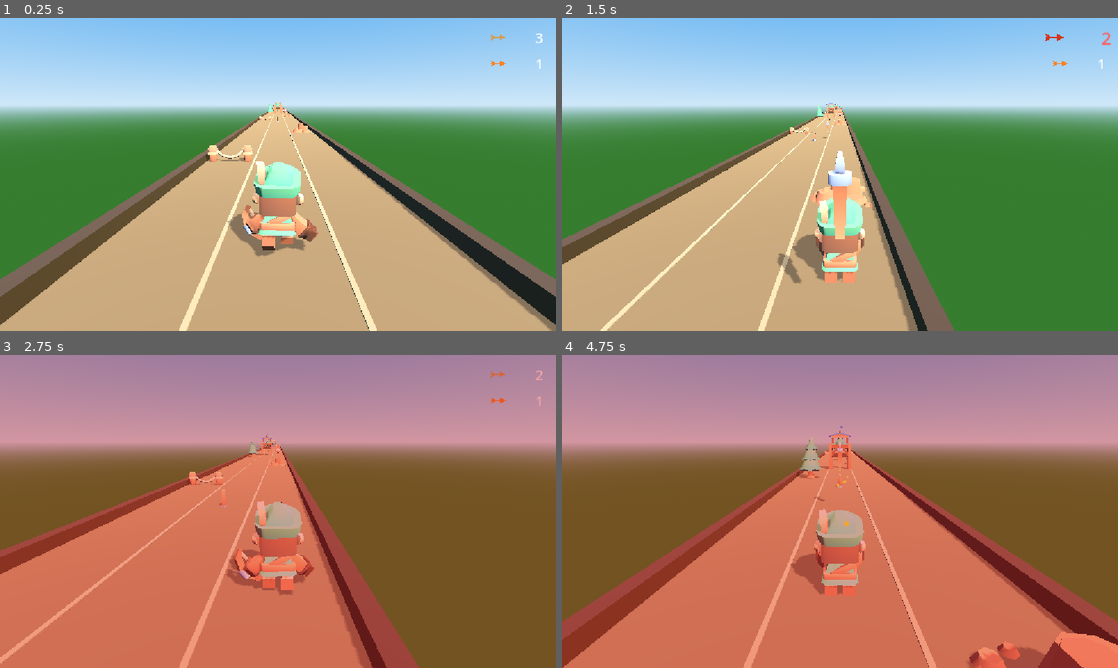
Above: before the commit, frames 1-4 (two rows, left to right).
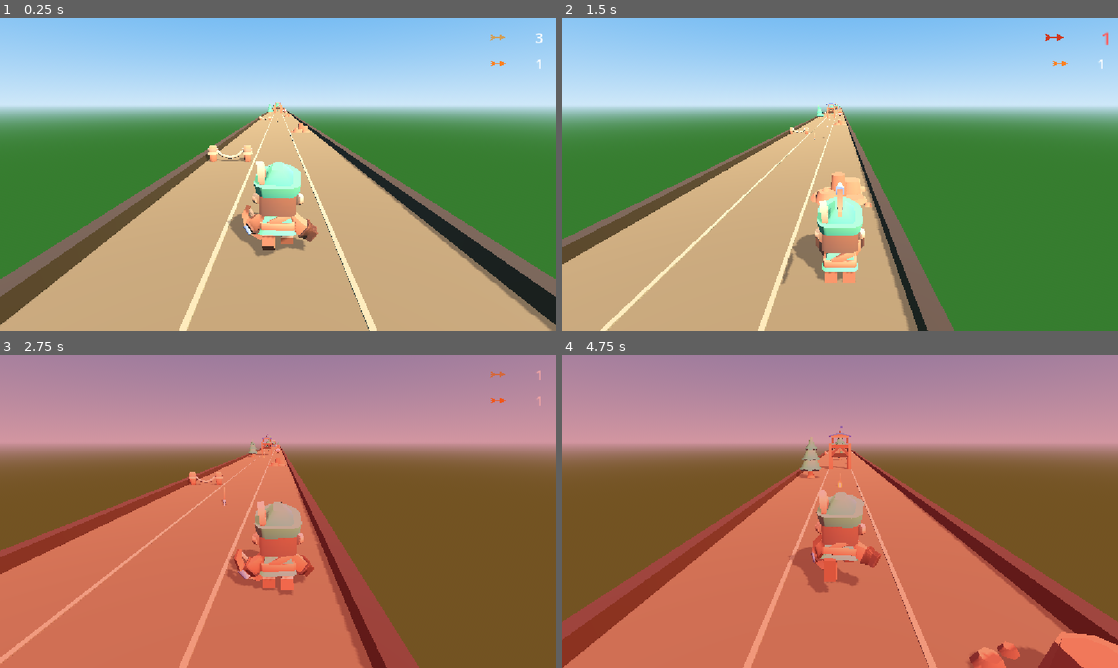
Above: after the commit, the same moments.

Repository: emrullah-enis-ctnky/RobinRunnerGame-Godot
Game: Godot game, scene res://scenes/world/world.tscn
Same seed, same stepped clock (60 frames per second), same inputs: the game is played once before the commit and once after it.
Inputs (mouse positions are in pixels of both pictures, inside the frame that each line leads up to):
- Up to frame 1 (0.25 s): no input
- Up to frame 2 (1.5 s): tap Enter (ui_accept) at 0.5 s; move the mouse to (962, 158) at 0.52 s; hold Right (move_right) 0.53-1.25 s; tap F (shoot) at 0.6 s; click (962, 158) at 0.67 s; tap Space (jump) at 0.77, 1.07 s; drag from (728, 190) to (812, 237) at 1.27 s
- Up to frame 3 (2.75 s): move the mouse to (333, 442) at 2.02 s; hold Right (move_right) from 2.03 s (still down); tap F (shoot) at 2.1 s
- Up to frame 4 (4.75 s): release Right (move_right) at 2.75 s; drag from (812, 574) to (673, 464) at 2.77 s; move the mouse to (1006, 558) at 3.52 s; hold Left (move_left) 3.53-4.25 s; tap F (shoot) at 3.6 s; tap Space (jump) at 3.77, 4.07 s; drag from (673, 464) to (756, 433) at 4.27 s

The runs differ from the first frame. In frame 1, less than 0.1% of the frame differs, in the area x 49-51%, y 31-34%; in frame 2, 0.9%; in frame 3, less than 0.1%; in frame 4, 2.7%, in the area x 40-58%, y 27-77%.

Commit message:
fix(combat): align arrows, plant pickups, and refine flame effects
- Orient arrows so the pointed +Z head leads the flight and flies level
- Thin the arrow cross-section for a slender silhouette
- Pivot planted pickups on the arrow tip and randomize tilt/yaw
- Seat the rock pickup on the rock surface and reduce pickup frequency
- Rebuild the flame as fast billboard particles anchored to the arrow tip
- Extend combat tests with orientation, pivot, and flame-anchor checks
- Update the memory bank with the visual pass details

Co-authored-by: CommandCodeBot <noreply@commandcode.ai>

Diff:
--- a/scenes/combat/arrow.tscn
+++ b/scenes/combat/arrow.tscn
@@ -1,9 +1,9 @@
 [gd_scene format=3 uid="uid://carrowcombat"]
 
-[ext_resource type="Script" path="res://scripts/combat/arrow.gd" id="1_arrow"]
-[ext_resource type="PackedScene" path="res://assets/models/weapon-arrow.glb" id="2_mesh"]
+[ext_resource type="Script" uid="uid://bqt8bwgivq8od" path="res://scripts/combat/arrow.gd" id="1_arrow"]
+[ext_resource type="PackedScene" uid="uid://b6q6cxvfoodau" path="res://assets/models/weapon-arrow.glb" id="2_mesh"]
 
-[node name="Arrow" type="Node3D"]
+[node name="Arrow" type="Node3D" unique_id=1882623762]
 script = ExtResource("1_arrow")
 
-[node name="Mesh" parent="." instance=ExtResource("2_mesh")]
+[node name="Mesh" parent="." unique_id=1784901917 instance=ExtResource("2_mesh")]
--- a/scenes/combat/arrow_pickup_normal.tscn
+++ b/scenes/combat/arrow_pickup_normal.tscn
@@ -1,18 +1,18 @@
 [gd_scene format=3 uid="uid://bdtdep1e7lftr"]
 
-[ext_resource type="Script" path="res://scripts/combat/arrow_pickup.gd" id="1_pickup"]
-[ext_resource type="PackedScene" path="res://assets/models/weapon-arrow.glb" id="2_mesh"]
+[ext_resource type="Script" uid="uid://tsy68igum1xt" path="res://scripts/combat/arrow_pickup.gd" id="1_pickup"]
+[ext_resource type="PackedScene" uid="uid://b6q6cxvfoodau" path="res://assets/models/weapon-arrow.glb" id="2_mesh"]
 
 [sub_resource type="SphereShape3D" id="SphereShape3D_pickup"]
 radius = 0.6
 
-[node name="ArrowPickupNormal" type="Area3D" groups=["pickup"]]
+[node name="ArrowPickupNormal" type="Area3D" unique_id=1674629610 groups=["pickup"]]
 collision_layer = 32
-collision_mask = 1
 script = ExtResource("1_pickup")
-arrow_type = "normal"
 
-[node name="CollisionShape3D" type="CollisionShape3D" parent="."]
+[node name="CollisionShape3D" type="CollisionShape3D" parent="." unique_id=277723965]
+transform = Transform3D(1, 0, 0, 0, 1, 0, 0, 0, 1, 0, 0, -0.22606209)
 shape = SubResource("SphereShape3D_pickup")
 
-[node name="Mesh" parent="." instance=ExtResource("2_mesh")]
+[node name="Mesh" parent="." unique_id=1552488438 instance=ExtResource("2_mesh")]
+transform = Transform3D(1, 0, 0, 0, 1, 0, 0, 0, 1, 0, 0, -0.22606209)
--- a/scenes/world/chunks/track_chunk_forest.tscn
+++ b/scenes/world/chunks/track_chunk_forest.tscn
@@ -22,4 +22,4 @@
 transform = Transform3D(1, 0, 0, 0, 1, 0, 0, 0, 1, 0, 0, -26)
 
 [node name="FlameArrowCenter" parent="Pickups" index="0" instance=ExtResource("6_pickup_flame")]
-transform = Transform3D(1, 0, 0, 0, 1, 0, 0, 0, 1, 0, 0.25, -4)
+transform = Transform3D(1, 0, 0, 0, 1, 0, 0, 0, 1, 0, 0, -4)
--- a/scenes/world/chunks/track_chunk_rocky.tscn
+++ b/scenes/world/chunks/track_chunk_rocky.tscn
@@ -22,7 +22,7 @@
 transform = Transform3D(1, 0, 0, 0, 1, 0, 0, 0, 1, 0, 0, -26)
 
 [node name="NormalArrowLeftLane" parent="Pickups" index="0" instance=ExtResource("6_pickup_normal")]
-transform = Transform3D(1, 0, 0, 0, 1, 0, 0, 0, 1, -2, 0.25, -5)
+transform = Transform3D(1, 0, 0, 0, 1, 0, 0, 0, 1, -2, 0, -5)
 
 [node name="NormalArrowOnRocks" parent="Pickups" index="1" instance=ExtResource("6_pickup_normal")]
-transform = Transform3D(1, 0, 0, 0, 1, 0, 0, 0, 1, 0, 0.9, -8)
+transform = Transform3D(1, 0, 0, 0, 1, 0, 0, 0, 1, 0, 0.82, -8)
--- a/scenes/world/chunks/track_chunk_straight.tscn
+++ b/scenes/world/chunks/track_chunk_straight.tscn
@@ -14,4 +14,4 @@
 transform = Transform3D(1, 0, 0, 0, 1, 0, 0, 0, 1, 2, 0, -22)
 
 [node name="NormalArrowCenter" parent="Pickups" index="0" instance=ExtResource("4_pickup_normal")]
-transform = Transform3D(1, 0, 0, 0, 1, 0, 0, 0, 1, 0, 0.25, -5)
+transform = Transform3D(1, 0, 0, 0, 1, 0, 0, 0, 1, 0, 0, -5)
--- a/scripts/combat/arrow.gd
+++ b/scripts/combat/arrow.gd
@@ -4,8 +4,8 @@
 
 const GameConfig = preload("res://scripts/common/game_config.gd")
 
-# The mesh's native axis is baked into a rotation so the arrow points along its flight path.
-const MESH_LOCAL_ROTATION: Vector3 = Vector3(-90.0, 0.0, 0.0)
+# The model's pointed head sits on +Z, so a half-turn aligns it with the flight path.
+const MESH_LOCAL_ROTATION: Vector3 = Vector3(0.0, 180.0, 0.0)
 
 signal finished(arrow)
 
@@ -27,18 +27,19 @@
 	deactivate()
 
 
-## Normalizes the arrow mesh size and aligns it with the travel direction.
+## Normalizes the arrow mesh and turns its pointed +Z head into the travel direction.
 func _prepare_mesh() -> void:
-	var mesh: Node3D = get_node_or_null("Mesh")
+	var mesh: Node3D = get_node_or_null("Mesh") as Node3D
 	if mesh:
-		MeshFit.fit_longest_axis(mesh, GameConfig.ARROW_MODEL_LENGTH)
+		MeshFit.fit_longest_axis(mesh, GameConfig.ARROW_MODEL_LENGTH, GameConfig.ARROW_CROSS_SECTION_SCALE)
 		mesh.rotation_degrees = MESH_LOCAL_ROTATION
 
 
 ## Creates the glowing head and the particle emitter shown only for flame arrows.
 func _build_flame_visuals() -> void:
-	var tip: Vector3 = Vector3(0.0, 0.0, -GameConfig.ARROW_MODEL_LENGTH * 0.5)
-	var visuals: Dictionary = FlameVisual.build(self, tip)
+	var mesh: Node3D = get_node_or_null("Mesh") as Node3D
+	var tip: Vector3 = MeshFit.local_long_axis_end(mesh, true) if mesh else Vector3.ZERO
+	var visuals: Dictionary = FlameVisual.build(self, tip, true)
 	_flame_head = visuals["head"]
 	_flame_fx = visuals["fx"]
 
--- a/scripts/combat/arrow_pickup.gd
+++ b/scripts/combat/arrow_pickup.gd
@@ -1,11 +1,9 @@
 class_name ArrowPickup
 extends Area3D
-## Collectible arrow resting on the track; grants quiver ammo on player contact.
+## Collectible arrow planted in the track; grants quiver ammo on player contact.
 
 const GameConfig = preload("res://scripts/common/game_config.gd")
 
-# The mesh's native axis is rotated so the arrow lies flat on the ground.
-const MESH_LOCAL_ROTATION: Vector3 = Vector3(90.0, 0.0, 0.0)
 # Never scale to exactly zero: a singular basis is rejected by Jolt Physics.
 const COLLECT_MIN_SCALE: float = 0.01
 
@@ -13,17 +11,14 @@
 @export var amount: int = 1
 
 var _base_position: Vector3 = Vector3.ZERO
-var _base_rotation: Vector3 = Vector3.ZERO
-var _time: float = 0.0
 var _collect_tween: Tween
 var _flame_head: MeshInstance3D
 var _flame_fx: GPUParticles3D
 
 
-## Wires collision, sizes and lays the arrow flat, and restores on a new run.
+## Wires collision, plants the arrow in the ground, and restores on a new run.
 func _ready() -> void:
 	_base_position = position
-	_base_rotation = rotation
 	_prepare_mesh()
 	if arrow_type == GameConfig.ARROW_TYPE_FLAME:
 		_build_flame_visuals()
@@ -32,29 +27,38 @@
 		get_node("/root/EventBus").game_restarted.connect(restore)
 
 
-## Normalizes the arrow mesh size and lays it flat on the ground.
+## Normalizes the arrow, moves the pivot to its pointed tip, and plants it.
 func _prepare_mesh() -> void:
-	var mesh: Node3D = get_node_or_null("Mesh")
-	if mesh:
-		MeshFit.fit_longest_axis(mesh, GameConfig.ARROW_MODEL_LENGTH)
-		mesh.rotation_degrees = MESH_LOCAL_ROTATION
+	var mesh: Node3D = get_node_or_null("Mesh") as Node3D
+	if mesh == null:
+		return
+
+	MeshFit.fit_longest_axis(mesh, GameConfig.ARROW_MODEL_LENGTH, GameConfig.ARROW_CROSS_SECTION_SCALE)
+
+	# Shift the geometry so the pointed +Z end sits on the pivot; rotation then
+	# happens around the tip instead of the mesh centre.
+	var tip: Vector3 = MeshFit.local_long_axis_point(mesh, true)
+	for child in mesh.get_children():
+		if child is Node3D:
+			(child as Node3D).position -= tip
+	# Randomise the lean around X (X stays below 90 so the arrow always stands
+	# above ground) and add a small yaw jitter for variety.
+	var tilt: float = GameConfig.PICKUP_TILT_DEGREES + randf_range(-GameConfig.PICKUP_TILT_RANGE_DEGREES, GameConfig.PICKUP_TILT_RANGE_DEGREES)
+	var yaw: float = randf_range(-GameConfig.PICKUP_YAW_RANGE_DEGREES, GameConfig.PICKUP_YAW_RANGE_DEGREES)
+	mesh.rotation_degrees = Vector3(tilt, yaw, 0.0)
+	mesh.position = Vector3(0.0, -GameConfig.PICKUP_BURY_DEPTH, 0.0)
 
 
-## Adds the flame glow for flame-arrow pickups.
+## Adds a fire at the buried tip, rising from the ground around the entry point.
 func _build_flame_visuals() -> void:
-	var tip: Vector3 = Vector3(0.0, 0.0, -GameConfig.ARROW_MODEL_LENGTH * 0.5)
-	var visuals: Dictionary = FlameVisual.build(self, tip)
+	var mesh: Node3D = get_node_or_null("Mesh") as Node3D
+	var tip: Vector3 = MeshFit.local_long_axis_end(mesh, true) if mesh else Vector3.ZERO
+	var surface: Vector3 = tip + Vector3(0.0, GameConfig.PICKUP_BURY_DEPTH, 0.0)
+	var visuals: Dictionary = FlameVisual.build(self, surface, true)
 	_flame_head = visuals["head"]
 	_flame_fx = visuals["fx"]
 	_flame_head.visible = true
 	_flame_fx.emitting = true
-
-
-## Bobs and spins the arrow gently to draw the eye.
-func _process(delta: float) -> void:
-	_time += delta * GameConfig.PICKUP_BOB_SPEED
-	rotation.y += GameConfig.PICKUP_SPIN_SPEED * delta
-	position = _base_position + Vector3(0.0, sin(_time) * GameConfig.PICKUP_BOB_HEIGHT, 0.0)
 
 
 ## Hands the ammo to the quiver and flies the arrow up into it.
@@ -69,7 +73,6 @@
 ## Lifts the arrow toward the player's quiver while shrinking it away.
 func _collect(player: Node3D) -> void:
 	set_deferred("monitoring", false)
-	set_process(false)
 	_collect_tween = create_tween()
 	_collect_tween.set_parallel(true)
 	_collect_tween.tween_property(self, "global_position", player.global_position + Vector3(0.0, 1.2, 0.3), GameConfig.PICKUP_COLLECT_TIME).set_trans(Tween.TRANS_QUAD).set_ease(Tween.EASE_IN)
@@ -82,9 +85,14 @@
 	if _collect_tween and _collect_tween.is_valid():
 		_collect_tween.kill()
 	scale = Vector3.ONE
-	_time = 0.0
 	position = _base_position
-	rotation = _base_rotation
 	show()
-	set_process(true)
 	set_deferred("monitoring", true)
+
+
+## Rolls the spawn chance when a chunk re-activates, keeping pickups sparse.
+func respawn() -> void:
+	restore()
+	var appears: bool = randf() < GameConfig.PICKUP_SPAWN_CHANCE
+	visible = appears
+	set_deferred("monitoring", appears)
--- a/scripts/combat/flame_visual.gd
+++ b/scripts/combat/flame_visual.gd
@@ -1,47 +1,138 @@
 class_name FlameVisual
 extends RefCounted
-## Builds the shared emissive head and fire emitter used by flame arrows and pickups.
+## Builds the shared emissive head and particle fire used by flame arrows and pickups.
 
 const DEFAULT_OFFSET: Vector3 = Vector3(0.0, 0.0, -0.6)
+
+const OUTER_SIZE: Vector2 = Vector2(0.2, 0.34)
 
 
 ## Adds a glowing head and a hidden fire emitter to a parent node.
 ## Returns a dictionary with the "head" (MeshInstance3D) and "fx" (GPUParticles3D).
-static func build(parent: Node3D, offset: Vector3 = DEFAULT_OFFSET) -> Dictionary:
-	var material := StandardMaterial3D.new()
-	material.albedo_color = Color(1.0, 0.5, 0.1)
-	material.emission_enabled = true
-	material.emission = Color(1.0, 0.45, 0.05)
-	material.emission_energy_multiplier = 2.5
-
-	var head_mesh := SphereMesh.new()
-	head_mesh.radius = 0.07
-	head_mesh.height = 0.14
-	head_mesh.material = material
-
-	var head := MeshInstance3D.new()
-	head.mesh = head_mesh
-	head.position = offset
-	head.visible = false
+static func build(parent: Node3D, offset: Vector3 = DEFAULT_OFFSET, local_coords: bool = true) -> Dictionary:
+	var head := _build_head(offset)
 	parent.add_child(head)
 
-	var process := ParticleProcessMaterial.new()
-	process.direction = Vector3(0.0, 1.0, 0.0)
-	process.spread = 30.0
-	process.initial_velocity_min = 0.2
-	process.initial_velocity_max = 0.6
-	process.gravity = Vector3(0.0, 0.5, 0.0)
-	process.scale_min = 0.1
-	process.scale_max = 0.3
-	process.color = Color(1.0, 0.5, 0.1)
-
 	var fx := GPUParticles3D.new()
-	fx.amount = 12
-	fx.lifetime = 0.5
+	fx.amount = 28
+	fx.lifetime = 0.32
+	fx.local_coords = local_coords
 	fx.position = offset
-	fx.draw_pass_1 = head_mesh
-	fx.process_material = process
+	fx.process_material = _fire_process()
+	fx.draw_pass_1 = _flame_quad(OUTER_SIZE, _flame_texture())
+	fx.visibility_aabb = AABB(Vector3(-1.0, -1.0, -2.0), Vector3(2.0, 2.0, 4.0))
 	fx.emitting = false
 	parent.add_child(fx)
 
 	return {"head": head, "fx": fx}
+
+
+## Creates the small emissive ember that anchors the fire at the arrow point.
+static func _build_head(offset: Vector3) -> MeshInstance3D:
+	var material := StandardMaterial3D.new()
+	material.albedo_color = Color(1.0, 0.55, 0.15)
+	material.emission_enabled = true
+	material.emission = Color(1.0, 0.5, 0.08)
+	material.emission_energy_multiplier = 3.0
+	material.shading_mode = BaseMaterial3D.SHADING_MODE_UNSHADED
+
+	var sphere := SphereMesh.new()
+	sphere.radius = 0.035
+	sphere.height = 0.07
+	sphere.radial_segments = 8
+	sphere.rings = 4
+	sphere.material = material
+
+	var head := MeshInstance3D.new()
+	head.mesh = sphere
+	head.position = offset
+	head.visible = false
+	return head
+
+
+## Configures the rising, shrinking, fading fire particle motion.
+static func _fire_process() -> ParticleProcessMaterial:
+	var process := ParticleProcessMaterial.new()
+	process.direction = Vector3.UP
+	process.spread = 12.0
+	process.emission_shape = ParticleProcessMaterial.EMISSION_SHAPE_SPHERE
+	process.emission_sphere_radius = 0.025
+	process.initial_velocity_min = 0.35
+	process.initial_velocity_max = 0.9
+	process.gravity = Vector3(0.0, 1.2, 0.0)
+	process.damping_min = 0.05
+	process.damping_max = 0.25
+	process.scale_min = 0.4
+	process.scale_max = 0.85
+	process.angle_min = -180.0
+	process.angle_max = 180.0
+	process.angular_velocity_min = -180.0
+	process.angular_velocity_max = 180.0
+	process.scale_curve = _scale_curve()
+	process.color_ramp = _color_ramp()
+	return process
+
+
+## Grows the flame quickly, then shrinks it away as it burns out.
+static func _scale_curve() -> CurveTexture:
+	var curve := Curve.new()
+	curve.add_point(Vector2(0.0, 0.6))
+	curve.add_point(Vector2(0.25, 1.0))
+	curve.add_point(Vector2(1.0, 0.0))
+
+	var texture := CurveTexture.new()
+	texture.curve = curve
+	return texture
+
+
+## Fades each particle from a hot core through orange into transparent red.
+static func _color_ramp() -> GradientTexture1D:
+	var gradient := Gradient.new()
+	gradient.offsets = PackedFloat32Array([0.0, 0.55, 1.0])
+	gradient.colors = PackedColorArray([
+		Color(1.0, 1.0, 0.9, 1.0),
+		Color(1.0, 0.65, 0.2, 0.85),
+		Color(1.0, 0.1, 0.0, 0.0)
+	])
+
+	var texture := GradientTexture1D.new()
+	texture.gradient = gradient
+	return texture
+
+
+## Builds one additive, camera-facing flame quad of the requested size.
+static func _flame_quad(size: Vector2, texture: Texture2D) -> QuadMesh:
+	var material := StandardMaterial3D.new()
+	material.shading_mode = BaseMaterial3D.SHADING_MODE_UNSHADED
+	material.transparency = BaseMaterial3D.TRANSPARENCY_ALPHA
+	material.blend_mode = BaseMaterial3D.BLEND_MODE_ADD
+	material.billboard_mode = BaseMaterial3D.BILLBOARD_ENABLED
+	material.cull_mode = BaseMaterial3D.CULL_DISABLED
+	material.albedo_texture = texture
+	material.vertex_color_use_as_albedo = true
+
+	var quad := QuadMesh.new()
+	quad.size = size
+	quad.material = material
+	return quad
+
+
+## Generates the soft radial flame silhouette without external textures.
+static func _flame_texture() -> GradientTexture2D:
+	var gradient := Gradient.new()
+	gradient.offsets = PackedFloat32Array([0.0, 0.3, 0.7, 1.0])
+	gradient.colors = PackedColorArray([
+		Color(1.0, 0.98, 0.85, 1.0),
+		Color(1.0, 0.75, 0.25, 0.9),
+		Color(0.95, 0.3, 0.03, 0.35),
+		Color(0.5, 0.05, 0.0, 0.0)
+	])
+
+	var texture := GradientTexture2D.new()
+	texture.gradient = gradient
+	texture.width = 64
+	texture.height = 96
+	texture.fill = GradientTexture2D.FILL_RADIAL
+	texture.fill_from = Vector2(0.5, 0.6)
+	texture.fill_to = Vector2(1.0, 0.6)
+	return texture
--- a/scripts/common/game_config.gd
+++ b/scripts/common/game_config.gd
@@ -34,13 +34,16 @@
 const SHOOT_DRAW_TIME: float = 0.12
 const SHOOT_RELEASE_TIME: float = 0.28
 const ARROW_MODEL_LENGTH: float = 0.9
+const ARROW_CROSS_SECTION_SCALE: float = 0.4
 const BOW_MODEL_LENGTH: float = 0.55
 const PICKUP_COLLECT_TIME: float = 0.35
 
-# Pickup Idle Motion
-const PICKUP_BOB_HEIGHT: float = 0.12
-const PICKUP_BOB_SPEED: float = 2.0
-const PICKUP_SPIN_SPEED: float = 1.2
+# Grounded Pickup Pose
+const PICKUP_TILT_DEGREES: float = 50.0
+const PICKUP_TILT_RANGE_DEGREES: float = 15.0
+const PICKUP_YAW_RANGE_DEGREES: float = 25.0
+const PICKUP_BURY_DEPTH: float = 0.06
+const PICKUP_SPAWN_CHANCE: float = 0.35
 
 # Track & World Generation
 const CHUNK_LENGTH: float = 30.0
--- a/scripts/common/mesh_fit.gd
+++ b/scripts/common/mesh_fit.gd
@@ -2,21 +2,89 @@
 extends RefCounted
 ## Normalizes imported model sizes so gameplay props share a consistent scale.
 
+const _CORNER_SIGNS: Array[Vector3] = [
+	Vector3(0.0, 0.0, 0.0),
+	Vector3(1.0, 0.0, 0.0),
+	Vector3(0.0, 1.0, 0.0),
+	Vector3(0.0, 0.0, 1.0),
+	Vector3(1.0, 1.0, 0.0),
+	Vector3(1.0, 0.0, 1.0),
+	Vector3(0.0, 1.0, 1.0),
+	Vector3(1.0, 1.0, 1.0)
+]
+
 
 ## Scales a node so its largest mesh dimension matches the target length.
-static func fit_longest_axis(node: Node3D, target_length: float) -> void:
-	var longest: float = _longest_mesh_dimension(node)
+## A cross-section scale below 1.0 thins the two shorter axes for slender props.
+static func fit_longest_axis(node: Node3D, target_length: float, cross_section_scale: float = 1.0) -> void:
+	var size: Vector3 = local_bounds(node).size
+	var longest: float = maxf(size.x, maxf(size.y, size.z))
 	if longest <= 0.0:
 		return
-	node.scale = Vector3.ONE * (target_length / longest)
+
+	var base: float = target_length / longest
+	var scale := Vector3.ONE * base
+	if cross_section_scale != 1.0:
+		if size.x == longest:
+			scale.y *= cross_section_scale
+			scale.z *= cross_section_scale
+		elif size.y == longest:
+			scale.x *= cross_section_scale
+			scale.z *= cross_section_scale
+		else:
+			scale.x *= cross_section_scale
+			scale.y *= cross_section_scale
+	node.scale = scale
 
 
-## Returns the largest dimension found across all mesh instances under a node.
-static func _longest_mesh_dimension(node: Node) -> float:
-	var longest: float = 0.0
+## Returns the local bounds of every mesh under a node, including transforms.
+static func local_bounds(node: Node3D) -> AABB:
+	var state: Dictionary = {"bounds": AABB(), "has": false}
+	if node is MeshInstance3D and (node as MeshInstance3D).mesh != null:
+		_include_mesh(state, Transform3D.IDENTITY, node as MeshInstance3D)
+	_collect_bounds(node, Transform3D.IDENTITY, state)
+	if not state["has"]:
+		return AABB()
+	return state["bounds"]
+
+
+## Returns the longest axis end in the node's own local space.
+static func local_long_axis_point(node: Node3D, positive: bool) -> Vector3:
+	var box: AABB = local_bounds(node)
+	var point: Vector3 = box.get_center()
+	if box.size.x >= box.size.y and box.size.x >= box.size.z:
+		point.x = box.end.x if positive else box.position.x
+	elif box.size.y >= box.size.z:
+		point.y = box.end.y if positive else box.position.y
+	else:
+		point.z = box.end.z if positive else box.position.z
+	return point
+
+
+## Returns the position of the longest axis end after the node transform.
+static func local_long_axis_end(node: Node3D, positive: bool) -> Vector3:
+	return node.transform * local_long_axis_point(node, positive)
+
+
+## Recursively merges mesh bounds into the shared state dictionary.
+static func _collect_bounds(node: Node, to_node: Transform3D, state: Dictionary) -> void:
 	for child in node.get_children():
+		var child_transform: Transform3D = to_node
+		if child is Node3D:
+			child_transform = to_node * (child as Node3D).transform
 		if child is MeshInstance3D and (child as MeshInstance3D).mesh != null:
-			var size: Vector3 = (child as MeshInstance3D).get_aabb().size
-			longest = maxf(longest, maxf(size.x, maxf(size.y, size.z)))
-		longest = maxf(longest, _longest_mesh_dimension(child))
-	return longest
+			_include_mesh(state, child_transform, child as MeshInstance3D)
+		_collect_bounds(child, child_transform, state)
+
+
+## Expands the accumulated bounds with one mesh instance's transformed corners.
+static func _include_mesh(state: Dictionary, to_node: Transform3D, mesh_instance: MeshInstance3D) -> void:
+	var box: AABB = mesh_instance.get_aabb()
+	for corner_sign in _CORNER_SIGNS:
+		var point: Vector3 = box.position + box.size * corner_sign
+		var transformed: Vector3 = to_node * point
+		if state["has"]:
+			state["bounds"] = (state["bounds"] as AABB).expand(transformed)
+		else:
+			state["bounds"] = AABB(transformed, Vector3.ZERO)
+			state["has"] = true
--- a/scripts/world/track_chunk.gd
+++ b/scripts/world/track_chunk.gd
@@ -58,10 +58,12 @@
 	_restore_descendants(pickups)
 
 
-## Recursively calls restore() on any descendant that supports it.
+## Recursively calls respawn() on any descendant that supports it.
 func _restore_descendants(node: Node) -> void:
 	for child in node.get_children():
-		if child.has_method("restore"):
+		if child.has_method("respawn"):
+			child.respawn()
+		elif child.has_method("restore"):
 			child.restore()
 		_restore_descendants(child)
 
--- a/tests/unit/test_combat.gd
+++ b/tests/unit/test_combat.gd
@@ -10,6 +10,7 @@
 const TARGET_SCENE: PackedScene = preload("res://scenes/obstacles/target_archery.tscn")
 const TREE_SCENE: PackedScene = preload("res://scenes/obstacles/obstacle_tree.tscn")
 const PICKUP_SCENE: PackedScene = preload("res://scenes/combat/arrow_pickup_normal.tscn")
+const FLAME_PICKUP_SCENE: PackedScene = preload("res://scenes/combat/arrow_pickup_flame.tscn")
 
 var _tests_passed: int = 0
 var _tests_total: int = 0
@@ -108,6 +109,23 @@
 	arrow.activate(Vector3.ZERO, Vector3.FORWARD, GameConfig.ARROW_TYPE_FLAME)
 	_assert(arrow.visible, "activate() must show the arrow.")
 	_assert(arrow.is_physics_processing(), "activate() must start the arrow moving.")
+
+	var mesh: Node3D = arrow.get_node("Mesh") as Node3D
+	var head_direction: Vector3 = (mesh.global_transform.basis * Vector3(0.0, 0.0, 1.0)).normalized()
+	_assert(head_direction.dot(Vector3.FORWARD) > 0.99,
+		"The arrow head must point along its travel direction.")
+	_assert(absf(head_direction.y) < 0.01,
+		"The arrow must fly parallel to the ground.")
+
+	var flame_fx: GPUParticles3D = null
+	for child in arrow.get_children():
+		if child is GPUParticles3D:
+			flame_fx = child
+			break
+	_assert(flame_fx != null and flame_fx.local_coords,
+		"Flame particles must follow the arrow instead of trailing behind it.")
+	_assert(flame_fx != null and flame_fx.position.z < -0.3,
+		"Flame must emit at the arrow's leading tip, not at its rear.")
 
 	var start_z: float = arrow.global_position.z
 	await get_tree().physics_frame
@@ -214,6 +232,30 @@
 	_assert(pickup.collision_mask == GameConfig.LAYER_PLAYER,
 		"Pickups must watch the player layer.")
 
+	var rest_position: Vector3 = pickup.global_position
+	for _frame in range(10):
+		await get_tree().physics_frame
+	_assert(pickup.global_position.is_equal_approx(rest_position),
+		"Pickups must stay planted instead of bobbing.")
+
+	var pickup_mesh: Node3D = pickup.get_node("Mesh") as Node3D
+	_assert(not is_zero_approx(pickup_mesh.rotation.x),
+		"Pickups must tilt the arrow into the ground.")
+	_assert(is_zero_approx(MeshFit.local_bounds(pickup_mesh).end.z),
+		"Pickups must pivot on the arrow tip, not the mesh centre.")
+
+	var flame_pickup: Area3D = FLAME_PICKUP_SCENE.instantiate() as Area3D
+	flame_pickup.position = Vector3(50.0, 0.0, 0.0)
+	add_child(flame_pickup)
+	var flame_fx: GPUParticles3D = null
+	for child in flame_pickup.get_children():
+		if child is GPUParticles3D:
+			flame_fx = child
+			break
+	_assert(flame_fx != null and flame_fx.position.length() < 0.01,
+		"Flame pickups must burn at the buried tip, not at the shaft end.")
+	flame_pickup.queue_free()
+
 	var picked: Dictionary = {"type": "", "value": 0}
 	if has_node("/root/EventBus"):
 		get_node("/root/EventBus").collectible_picked.connect(func(t: String, v: int) -> void:
Not shown, changed: memory-bank/progress.md
